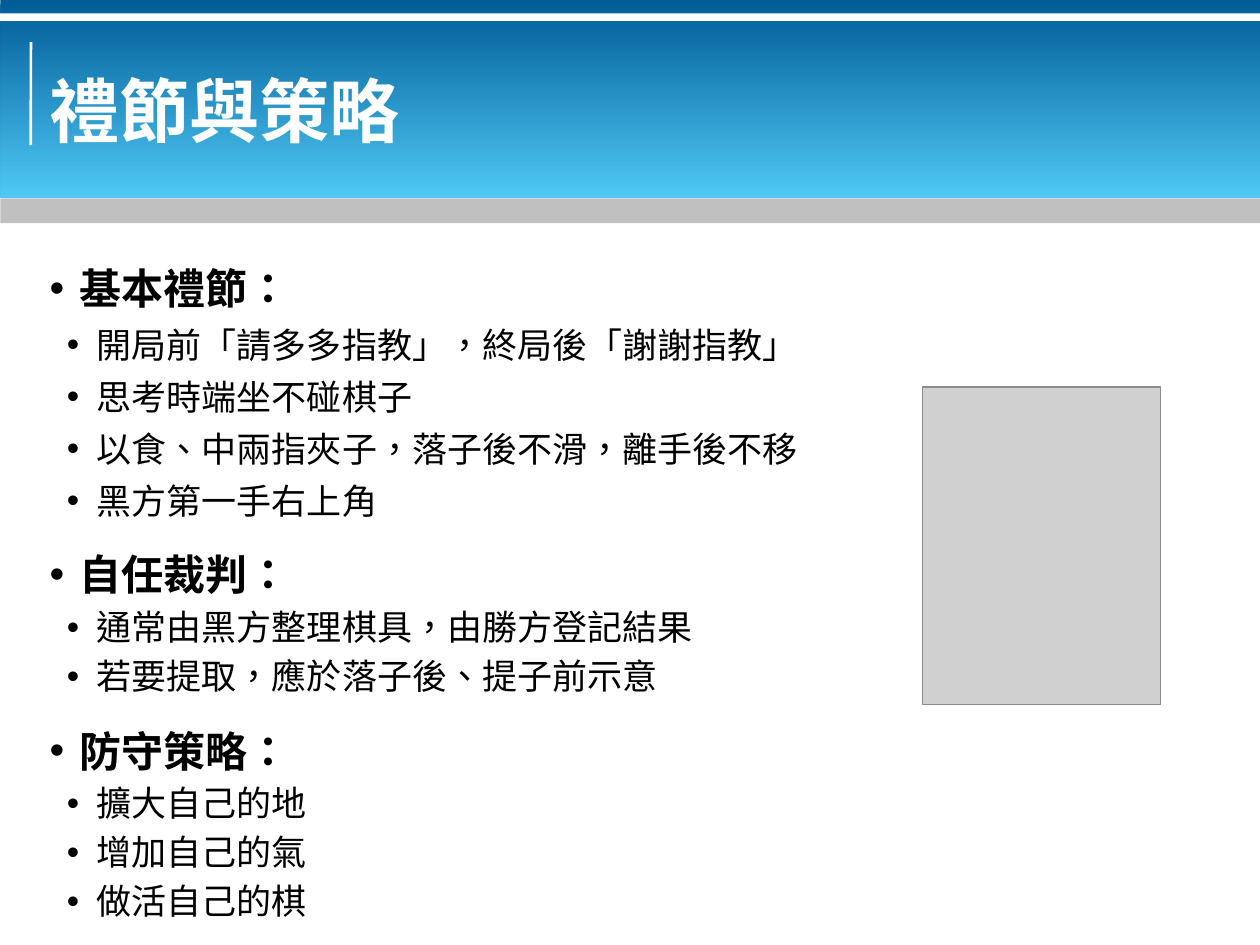
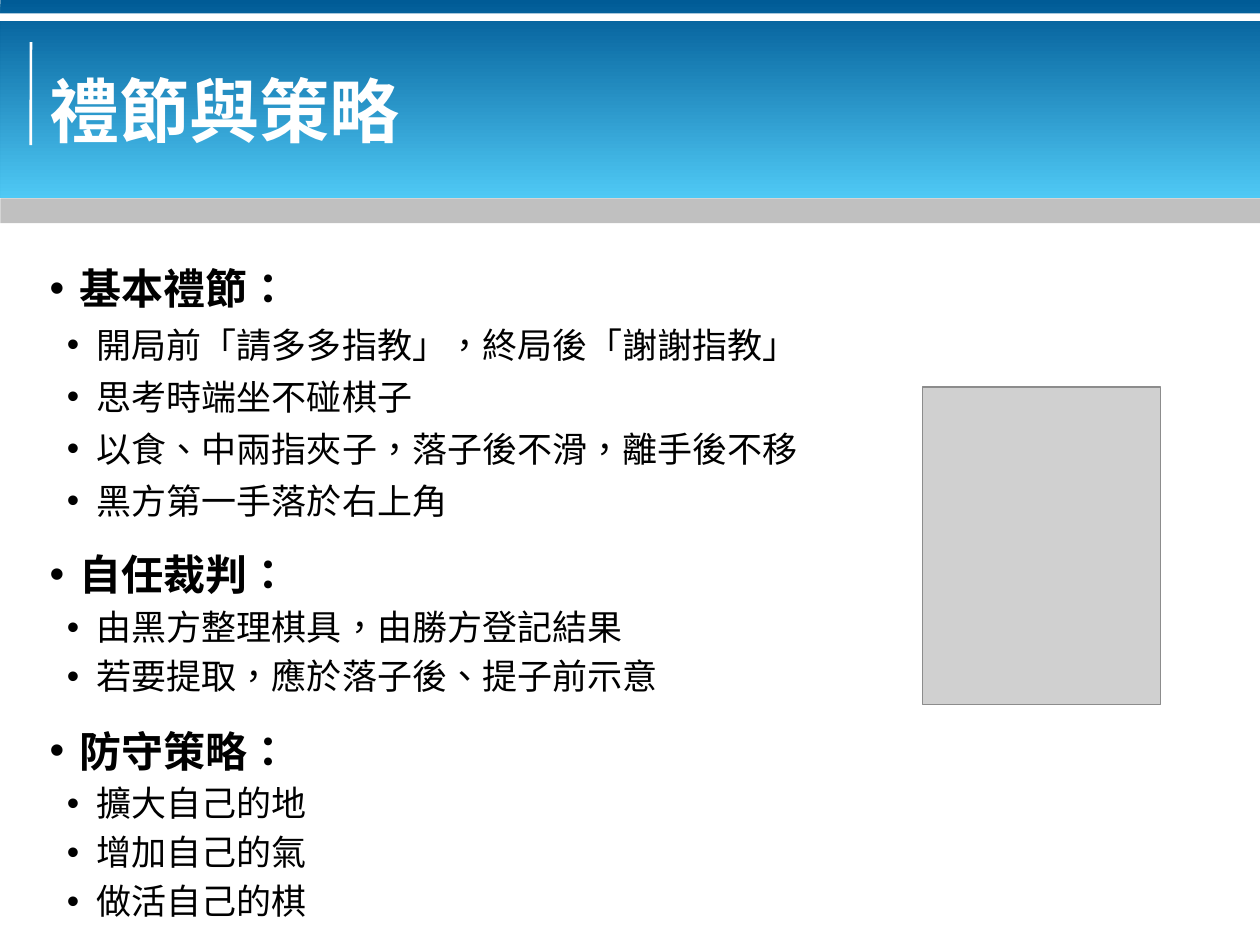
Before and after one commit to bluebat/.presentations, a slide deck: slide 5 of go-doorway.odp. Drawn at 1260x945 pixels with LibreOffice and Linux fonts; fonts in the diff are those of the drawing; grey boxes stand for pictures; background and template pictures are left out. Boxes give left, top, right and bottom in pixels: in the first picture for what was removed or moved away, otherwise in the second. Text is boxed around its words. In the diff, an @@ line names an element or a change of style, - is before the commit and + after.

```diff
--- a/go-doorway.odp
+++ b/go-doorway.odp
@@ text at (97,484,448,517): text changed @@
-• 黑方第一手右上角
+• 黑方第一手落於右上角
@@ text at (97,610,623,643): text changed @@
-• 通常由黑方整理棋具，由勝方登記結果
+• 由黑方整理棋具，由勝方登記結果
```
Also in this commit, not shown: 2 other slides changed, 1 other file.
